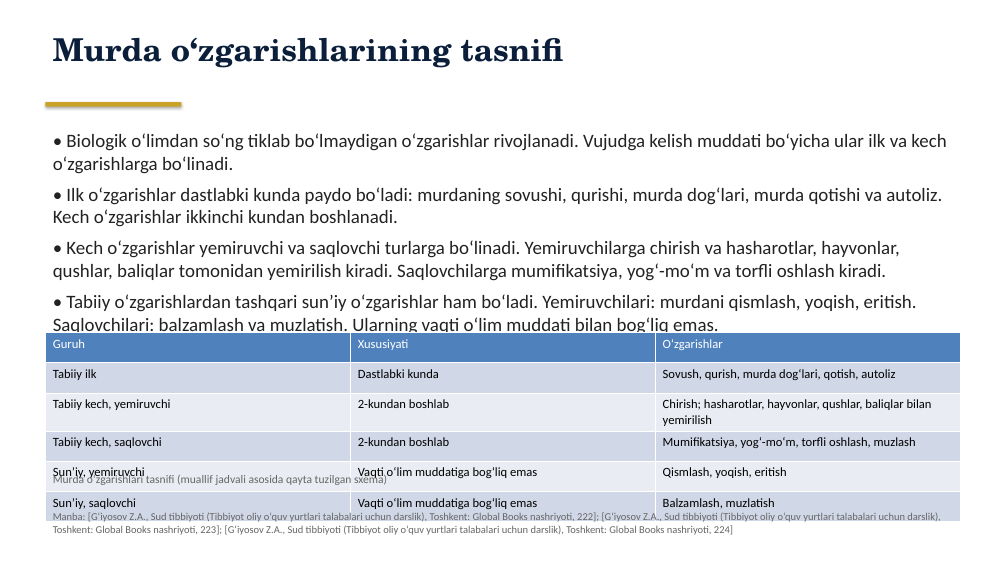
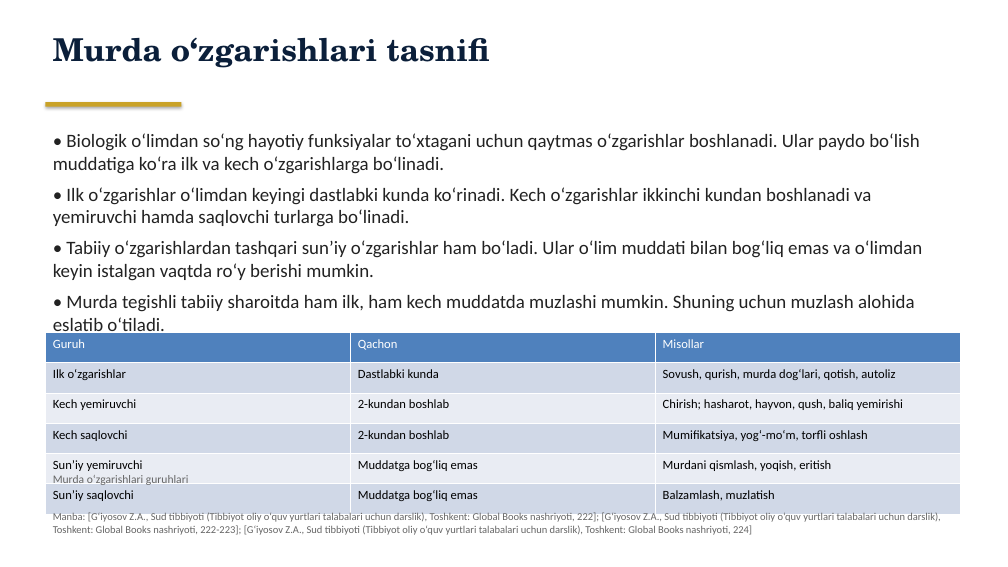
Before and after one commit to davlatsudekspert/forensic-expert, a slide deck: slide 21 of out/4-kurs-davolash-01.pptx. Drawn at 1008x567 pixels with LibreOffice and Linux fonts; fonts in the diff are those of the drawing. Boxes give left, top, right and bottom in pixels: in the first picture for what was removed or moved away, otherwise in the second. Text is boxed around its words. In the diff, an @@ line names an element or a change of style, - is before the commit and + after.

```diff
--- a/out/4-kurs-davolash-01.pptx
+++ b/out/4-kurs-davolash-01.pptx
@@ text at (53, 37, 489, 68): text changed @@
-Murda o‘zgarishlarining tasnifi
+Murda o‘zgarishlari tasnifi
@@ text at (53, 133, 922, 336): text changed @@
-• Biologik o‘limdan so‘ng tiklab bo‘lmaydigan o‘zgarishlar rivojlanadi. Vujudga kelish muddati bo‘yicha ular ilk va kech o‘zgarishlarga bo‘linadi.
-• Ilk o‘zgarishlar dastlabki kunda paydo bo‘ladi: murdaning sovushi, qurishi, murda dog‘lari, murda qotishi va autoliz. Kech o‘zgarishlar ikkinchi kundan boshlanadi.
-• Kech o‘zgarishlar yemiruvchi va saqlovchi turlarga bo‘linadi. Yemiruvchilarga chirish va hasharotlar, hayvonlar, qushlar, baliqlar tomonidan yemirilish kiradi. Saqlovchilarga mumifikatsiya, yog‘-mo‘m va torfli oshlash kiradi.
-• Tabiiy o‘zgarishlardan tashqari sun’iy o‘zgarishlar ham bo‘ladi. Yemiruvchilari: murdani qismlash, yoqish, eritish. Saqlovchilari: balzamlash va muzlatish. Ularning vaqti o‘lim muddati bilan bog‘liq emas.
+• Biologik o‘limdan so‘ng hayotiy funksiyalar to‘xtagani uchun qaytmas o‘zgarishlar boshlanadi. Ular paydo bo‘lish muddatiga ko‘ra ilk va kech o‘zgarishlarga bo‘linadi.
+• Ilk o‘zgarishlar o‘limdan keyingi dastlabki kunda ko‘rinadi. Kech o‘zgarishlar ikkinchi kundan boshlanadi va yemiruvchi hamda saqlovchi turlarga bo‘linadi.
+• Tabiiy o‘zgarishlardan tashqari sun’iy o‘zgarishlar ham bo‘ladi. Ular o‘lim muddati bilan bog‘liq emas va o‘limdan keyin istalgan vaqtda ro‘y berishi mumkin.
+• Murda tegishli tabiiy sharoitda ham ilk, ham kech muddatda muzlashi mumkin. Shuning uchun muzlash alohida eslatib o‘tiladi.
@@ table at (45, 333, 960, 514) @@
-row 1, column 2: Xususiyati
+row 1, column 2: Qachon
-row 1, column 3: O‘zgarishlar
+row 1, column 3: Misollar
-row 2, column 1: Tabiiy ilk
+row 2, column 1: Ilk o‘zgarishlar
-row 3, column 1: Tabiiy kech, yemiruvchi
+row 3, column 1: Kech yemiruvchi
-row 3, column 3: Chirish; hasharotlar, hayvonlar, qushlar, baliqlar bilan yemirilish
+row 3, column 3: Chirish; hasharot, hayvon, qush, baliq yemirishi
-row 4, column 1: Tabiiy kech, saqlovchi
+row 4, column 1: Kech saqlovchi
-row 4, column 3: Mumifikatsiya, yog‘-mo‘m, torfli oshlash, muzlash
+row 4, column 3: Mumifikatsiya, yog‘-mo‘m, torfli oshlash
-row 5: Sun’iy, yemiruvchi | Vaqti o‘lim muddatiga bog‘liq emas | Qismlash, yoqish, eritish
+row 5: Sun’iy yemiruvchi | Muddatga bog‘liq emas | Murdani qismlash, yoqish, eritish
-row 6, column 1: Sun’iy, saqlovchi
+row 6, column 1: Sun’iy saqlovchi
-row 6, column 2: Vaqti o‘lim muddatiga bog‘liq emas
+row 6, column 2: Muddatga bog‘liq emas
@@ text at (53, 475, 189, 485): text changed @@
-Murda o‘zgarishlari tasnifi (muallif jadvali asosida qayta tuzilgan sxema)
+Murda o‘zgarishlari guruhlari
@@ text at (53, 512, 940, 535): text changed @@
-Manba: [G‘iyosov Z.A., Sud tibbiyoti (Tibbiyot oliy o‘quv yurtlari talabalari uchun darslik), Toshkent: Global Books nashriyoti, 222]; [G‘iyosov Z.A., Sud tibbiyoti (Tibbiyot oliy o‘quv yurtlari talabalari uchun darslik), Toshkent: Global Books nashriyoti, 223]; [G‘iyosov Z.A., Sud tibbiyoti (Tibbiyot oliy o‘quv yurtlari talabalari uchun darslik), Toshkent: Global Books nashriyoti, 224]
+Manba: [G‘iyosov Z.A., Sud tibbiyoti (Tibbiyot oliy o‘quv yurtlari talabalari uchun darslik), Toshkent: Global Books nashriyoti, 222]; [G‘iyosov Z.A., Sud tibbiyoti (Tibbiyot oliy o‘quv yurtlari talabalari uchun darslik), Toshkent: Global Books nashriyoti, 222-223]; [G‘iyosov Z.A., Sud tibbiyoti (Tibbiyot oliy o‘quv yurtlari talabalari uchun darslik), Toshkent: Global Books nashriyoti, 224]
```
Also in this commit, not shown: 39 other slides changed, 3 slides added, 22 other files.
